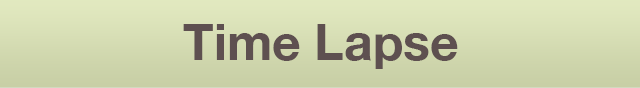
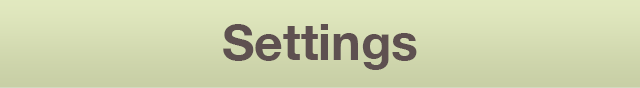
Two versions of the same layered image (640px x 88px). Layer-by-layer changes:
hid "Time Lapse" over (183, 24, 458, 69)
renamed "Easy Time Lapse" to "Settings", showed it, painted on it over (183, 24, 458, 70)
